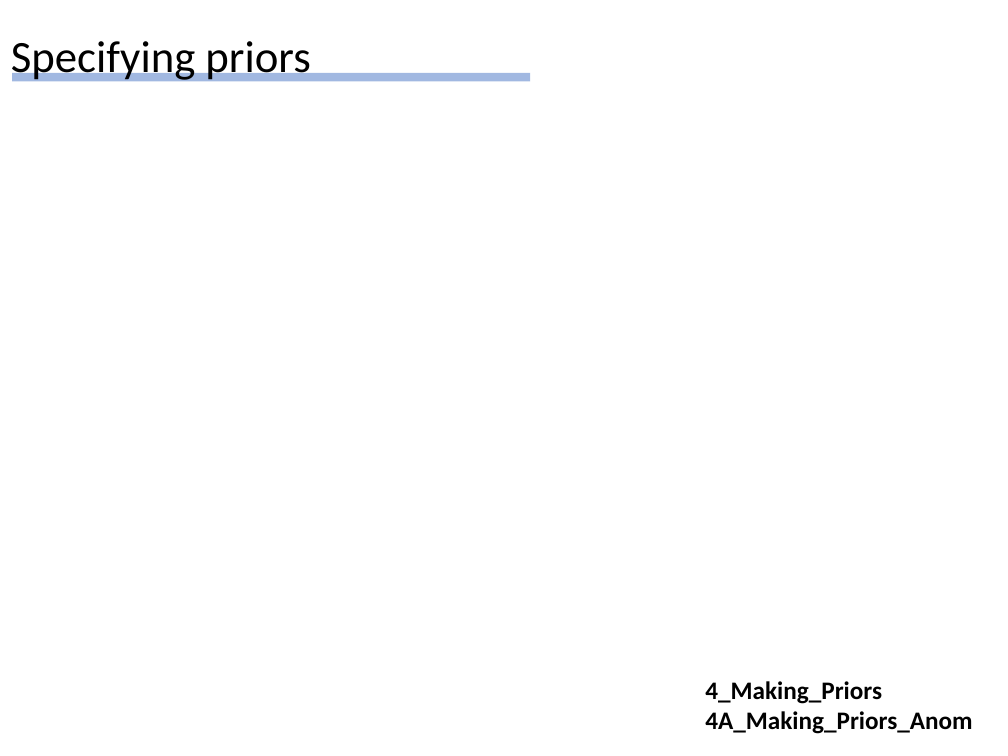
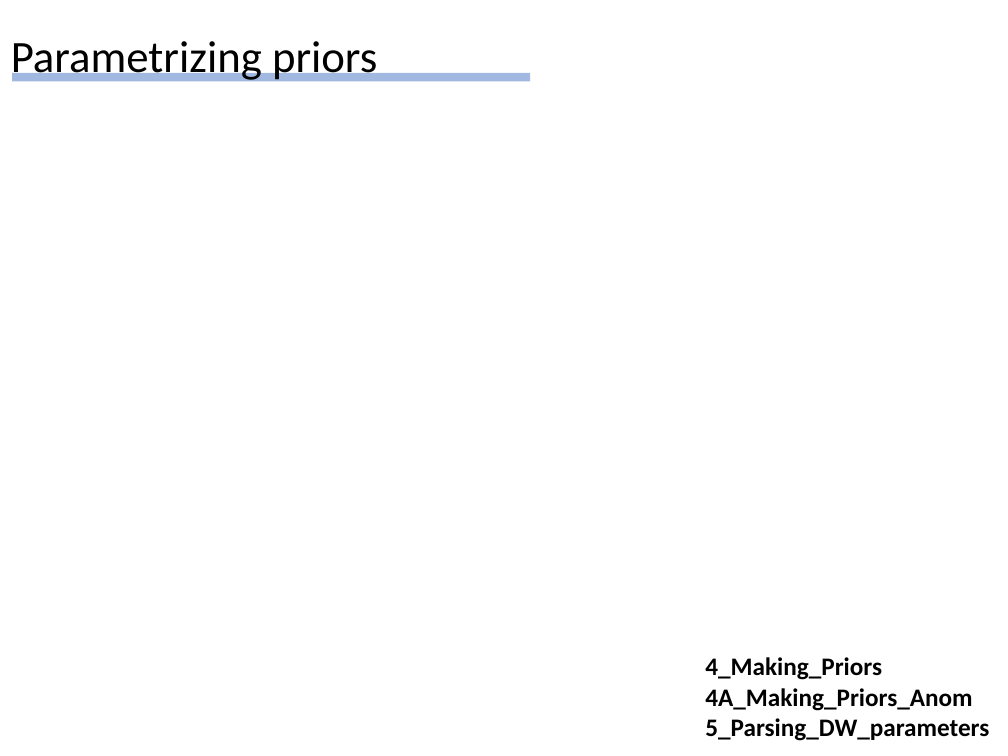
Before and after one commit to Hekstra-Lab/dw, a slide deck: slide 74 of Summary_of_findings_DH_20210218.pptx (slide 31 before the commit). Drawn at 1008x756 pixels with LibreOffice and Linux fonts; fonts in the diff are those of the drawing; grey boxes stand for pictures. Boxes give left, top, right and bottom in pixels: in the first picture for what was removed or moved away, otherwise in the second. Text is boxed around its words. In the diff, an @@ line names an element or a change of style, - is before the commit and + after.

```diff
--- a/Summary_of_findings_DH_20210218.pptx
+++ b/Summary_of_findings_DH_20210218.pptx
@@ text at <box>11,41,377,81</box>: text changed @@
-Specifying priors
+Parametrizing priors
@@ text "4_Making_Priors": place and size @@
-text "4_Making_Priors" at <box>705,681,972,734</box>
+text "4_Making_Priors" at <box>705,657,989,741</box>
@@ text at <box>705,718,989,741</box>: paragraph added @@
+5_Parsing_DW_parameters
```
Also in this commit, not shown: 17 other slides changed, 49 slides added, 7 slides removed, 15 other files.
